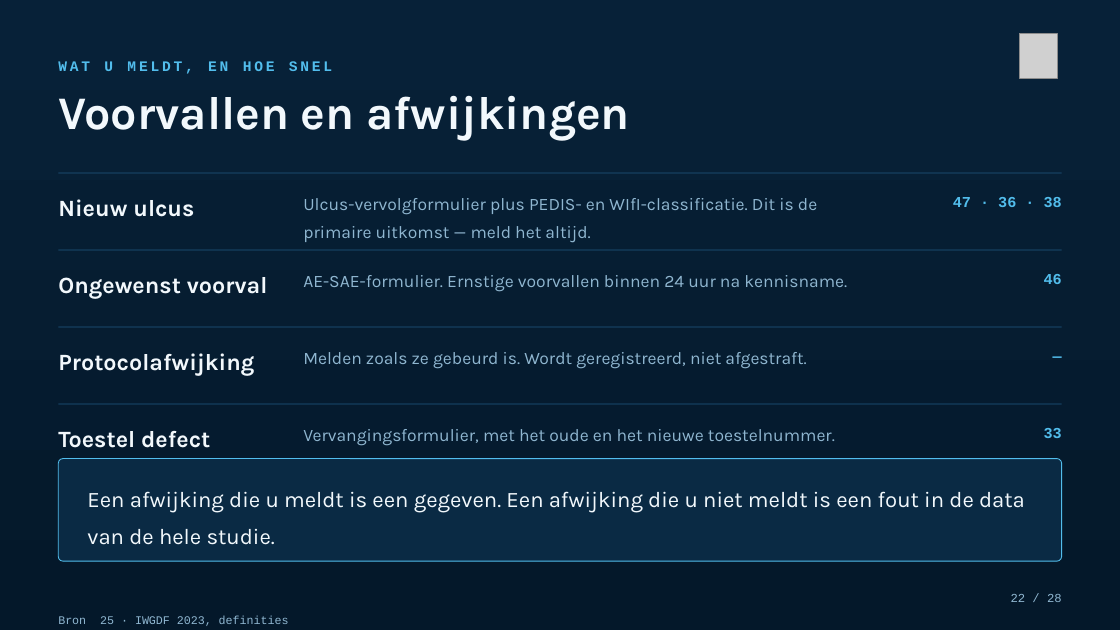
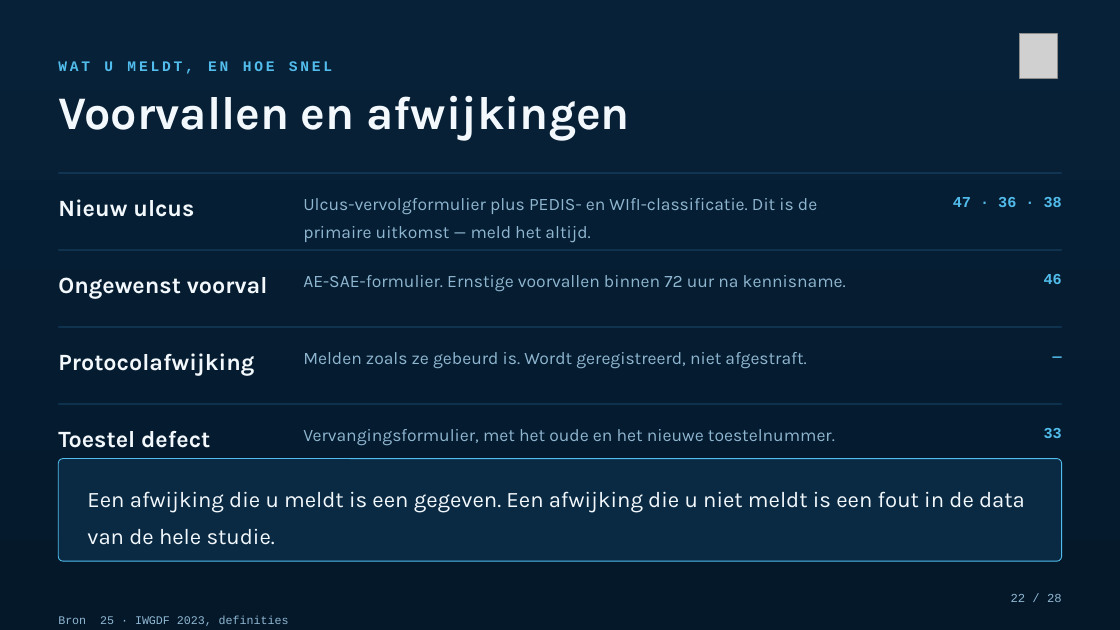
Before and after one commit to Dellfs/paradise-project, a slide deck: slide 22 of PARADISE_presentatie/PARADISE_centra_kort.pptx. Drawn at 1120x630 pixels with LibreOffice and Linux fonts; fonts in the diff are those of the drawing; grey boxes stand for pictures. Boxes give left, top, right and bottom in pixels: in the first picture for what was removed or moved away, otherwise in the second. Text is boxed around its words. In the diff, an @@ line names an element or a change of style, - is before the commit and + after.

```diff
--- a/PARADISE_presentatie/PARADISE_centra_kort.pptx
+++ b/PARADISE_presentatie/PARADISE_centra_kort.pptx
@@ text at [303, 275, 846, 292]: text changed @@
-AE-SAE-formulier. Ernstige voorvallen binnen 24 uur na kennisname.
+AE-SAE-formulier. Ernstige voorvallen binnen 72 uur na kennisname.
```
Also in this commit, not shown: 2 other files.
